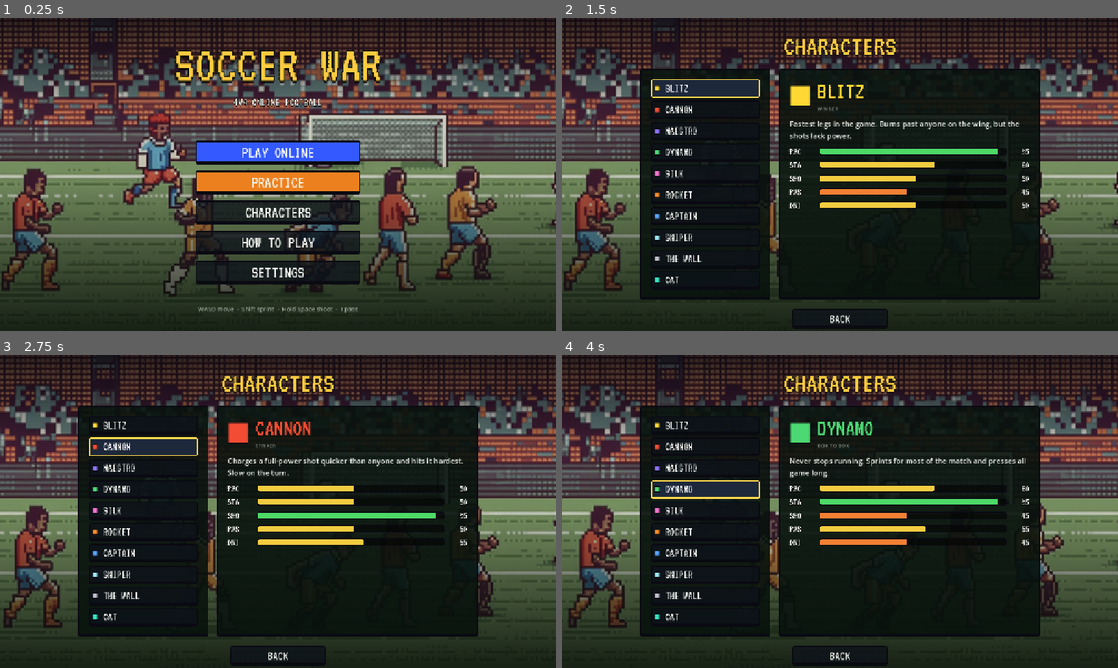
Above: before the commit, frames 1-4 (two rows, left to right).
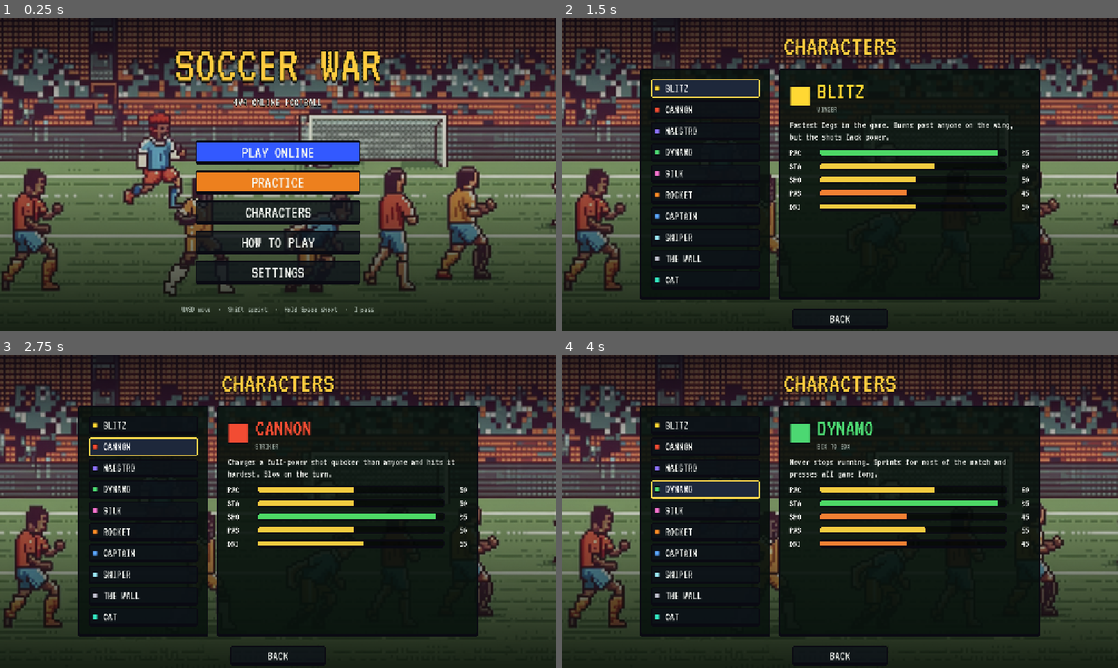
Above: after the commit, the same moments.

Repository: dthanhff318/soccer-war
Game: Godot game, scene res://scenes/boot.tscn
Same seed, same stepped clock (60 frames per second), same inputs: the game is played once before the commit and once after it.
Inputs:
- Up to frame 1 (0.25 s): no input
- Up to frame 2 (1.5 s): click "CHARACTERS" at 0.5 s; click "BLITZ" at 1.25 s
- Up to frame 3 (2.75 s): click "CANNON" at 2 s
- Up to frame 4 (4 s): click "MAESTRO" at 2.75 s; click "DYNAMO" at 3.5 s

The runs differ from the first frame. In frame 1, 0.3% of the frame differs, in the area x 32-68%, y 92-95%; in frame 2, 1.9%, in the area x 40-84%, y 21-62%; in frame 3, 1.8%; in frame 4, 1.9%.

Commit message:
feat(ui): use VT323 for all text through a project-wide theme

Diff:
--- /dev/null
+++ b/assets/ui_theme.tres
@@ -0,0 +1,7 @@
+[gd_resource type="Theme" load_steps=2 format=3]
+
+[ext_resource type="FontFile" path="res://assets/font/VT323-Regular.ttf" id="1_vt323"]
+
+[resource]
+default_font = ExtResource("1_vt323")
+default_font_size = 22
--- a/project.godot
+++ b/project.godot
@@ -21,6 +21,10 @@
 window/size/viewport_height=720
 window/stretch/mode="canvas_items"
 window/stretch/aspect="expand"
+
+[gui]
+
+theme/custom="res://assets/ui_theme.tres"
 
 [input]
 
--- a/scenes/main.tscn
+++ b/scenes/main.tscn
@@ -33,11 +33,12 @@
 font = ExtResource("7_pixel_font")
 
 [node name="Hint" type="Label" parent="UI"]
-offset_left = 456.0
+offset_left = 276.0
 offset_top = 672.0
 offset_right = 1256.0
 offset_bottom = 700.0
 theme_override_colors/font_color = Color(1, 1, 1, 0.6)
+theme_override_font_sizes/font_size = 19
 text = "WASD / Arrows to move  ·  Shift to sprint  ·  Hold Space to shoot  ·  I to pass  ·  Esc for settings"
 horizontal_alignment = 2
 
@@ -59,7 +60,7 @@
 offset_top = 646.0
 offset_right = 244.0
 offset_bottom = 670.0
-theme_override_font_sizes/font_size = 14
+theme_override_font_sizes/font_size = 20
 text = "STAMINA"
 
 [node name="StaminaBar" type="Control" parent="UI"]
@@ -77,7 +78,7 @@
 offset_right = 324.0
 offset_bottom = 40.0
 theme_override_colors/font_color = Color(1, 1, 1, 0.7)
-theme_override_font_sizes/font_size = 14
+theme_override_font_sizes/font_size = 20
 
 [node name="Result" type="Label" parent="UI"]
 offset_top = 250.0
--- a/scripts/player.gd
+++ b/scripts/player.gd
@@ -41,7 +41,7 @@
 @export var exhausted_recover_at: float = 30.0
 
 const RING_RADIUS := 18.0
-const NAME_FONT_SIZE := 12
+const NAME_FONT_SIZE := 17
 ## How quickly a smoothed prediction correction fades, per second.
 const OFFSET_DECAY := 15.0
 const POWER_BAR_SIZE := Vector2(36, 5)
@@ -290,7 +290,7 @@
 	if is_local and _kick_held:
 		_draw_power_bar()
 	if not display_name.is_empty():
-		var font := ThemeDB.fallback_font
+		var font := UiKit.PIXEL_FONT
 		var width := font.get_string_size(display_name, HORIZONTAL_ALIGNMENT_LEFT, -1, NAME_FONT_SIZE).x
 		var baseline := visual_offset + Vector2(-width / 2.0, name_top() + font.get_ascent(NAME_FONT_SIZE))
 		draw_string_outline(font, baseline, display_name, HORIZONTAL_ALIGNMENT_LEFT, -1, NAME_FONT_SIZE, 4, Color(0, 0, 0, 0.7))
--- a/scripts/scoreboard.gd
+++ b/scripts/scoreboard.gd
@@ -106,7 +106,7 @@
 
 
 func _draw_team_label(text: String, color: Color, window: Rect2) -> void:
-	var label_font := font if font else ThemeDB.fallback_font
+	var label_font := font if font else UiKit.PIXEL_FONT
 	var text_width := label_font.get_string_size(text, HORIZONTAL_ALIGNMENT_LEFT, -1, LABEL_FONT_SIZE).x
 	var baseline := Vector2(window.get_center().x - text_width / 2.0, LABEL_ROW_HEIGHT)
 	draw_string(label_font, baseline, text, HORIZONTAL_ALIGNMENT_LEFT, -1, LABEL_FONT_SIZE, Color(0.92, 0.92, 0.95))
@@ -132,7 +132,7 @@
 
 
 func _draw_clock(center: Vector2) -> void:
-	var clock_font := font if font else ThemeDB.fallback_font
+	var clock_font := font if font else UiKit.PIXEL_FONT
 	var font_size := LABEL_FONT_SIZE + 2
 	var text_size := clock_font.get_string_size(_clock_text, HORIZONTAL_ALIGNMENT_LEFT, -1, font_size)
 	var baseline := Vector2(center.x - text_size.x / 2.0, center.y + font_size / 2.0 - 2.0)
--- a/scripts/ui/ui_kit.gd
+++ b/scripts/ui/ui_kit.gd
@@ -7,7 +7,8 @@
 
 ## VT323 (SIL OFL 1.1, see assets/font/VT323-OFL.txt): a light pixel face.
 const PIXEL_FONT := preload("res://assets/font/VT323-Regular.ttf")
-## VT323 draws small for its size; headings scale up to match the layout.
+## VT323 draws small for its size; every label scales its size by this so
+## callers can keep thinking in "normal" font sizes.
 const PIXEL_SCALE := 1.35
 ## Loaded at runtime (not preloaded) so the headless server, which ships
 ## without this large texture, never tries to load it.
@@ -120,7 +121,7 @@
 ## Big pixel-font heading with an outline and drop shadow.
 static func title(text: String, font_size: int, color: Color = TEXT) -> Label:
 	var size := roundi(font_size * PIXEL_SCALE)
-	var result := label(text, size, color)
+	var result := label(text, font_size, color)
 	result.add_theme_font_override("font", PIXEL_FONT)
 	# A thin outline keeps the light face readable over busy backgrounds.
 	result.add_theme_color_override("font_outline_color", Color(0.02, 0.05, 0.03))
@@ -133,7 +134,7 @@
 
 ## Small upper-case label above a field.
 static func caption(text: String) -> Label:
-	var result := label(text.to_upper(), 12, MUTED)
+	var result := label(text.to_upper(), 14, MUTED)
 	result.horizontal_alignment = HORIZONTAL_ALIGNMENT_LEFT
 	return result
 
@@ -143,7 +144,7 @@
 	result.text = text
 	result.horizontal_alignment = HORIZONTAL_ALIGNMENT_CENTER
 	result.autowrap_mode = TextServer.AUTOWRAP_WORD_SMART
-	result.add_theme_font_size_override("font_size", font_size)
+	result.add_theme_font_size_override("font_size", roundi(font_size * PIXEL_SCALE))
 	result.add_theme_color_override("font_color", color)
 	return result
 
@@ -180,7 +181,7 @@
 	result.placeholder_text = placeholder
 	result.max_length = max_length
 	result.custom_minimum_size = Vector2(0, 46)
-	result.add_theme_font_size_override("font_size", 18)
+	result.add_theme_font_size_override("font_size", 24)
 	result.add_theme_color_override("font_color", TEXT)
 	result.add_theme_color_override("font_placeholder_color", Color(TEXT, 0.35))
 	result.add_theme_color_override("caret_color", HIGHLIGHT)
@@ -206,7 +207,7 @@
 		line.size_flags_vertical = Control.SIZE_SHRINK_CENTER
 		row.add_child(line)
 		if i == 0:
-			var word := label(text, 12, MUTED)
+			var word := label(text, 14, MUTED)
 			word.autowrap_mode = TextServer.AUTOWRAP_OFF
 			row.add_child(word)
 	return row
Not shown, changed: export/index.html
Not shown, changed: export/index.pck
